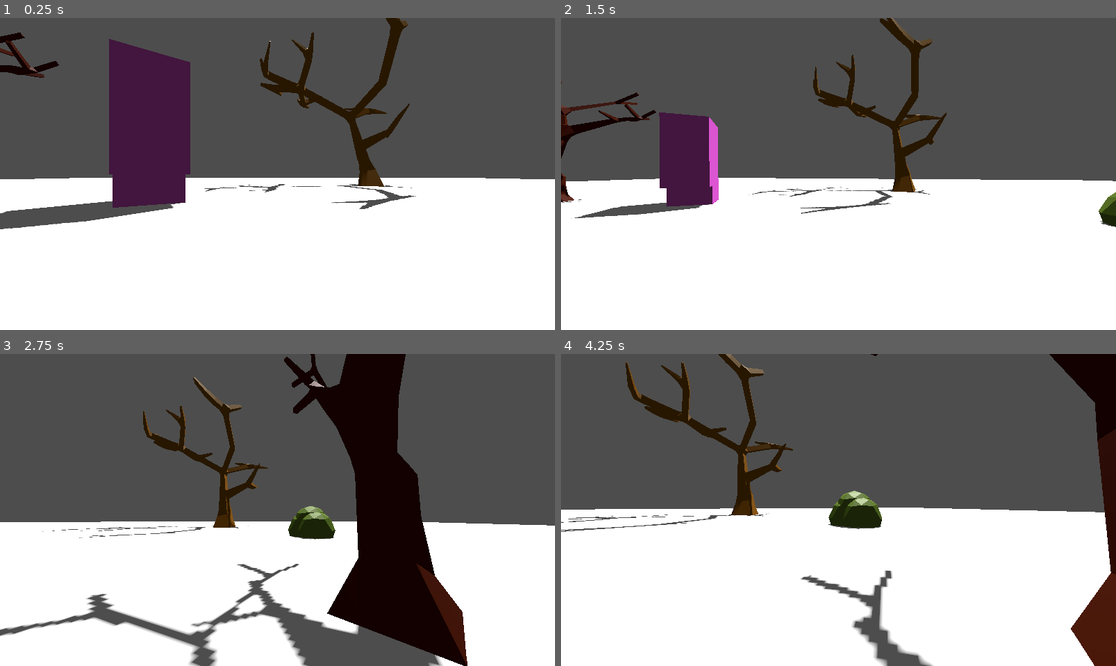
Above: before the commit, frames 1-4 (two rows, left to right).
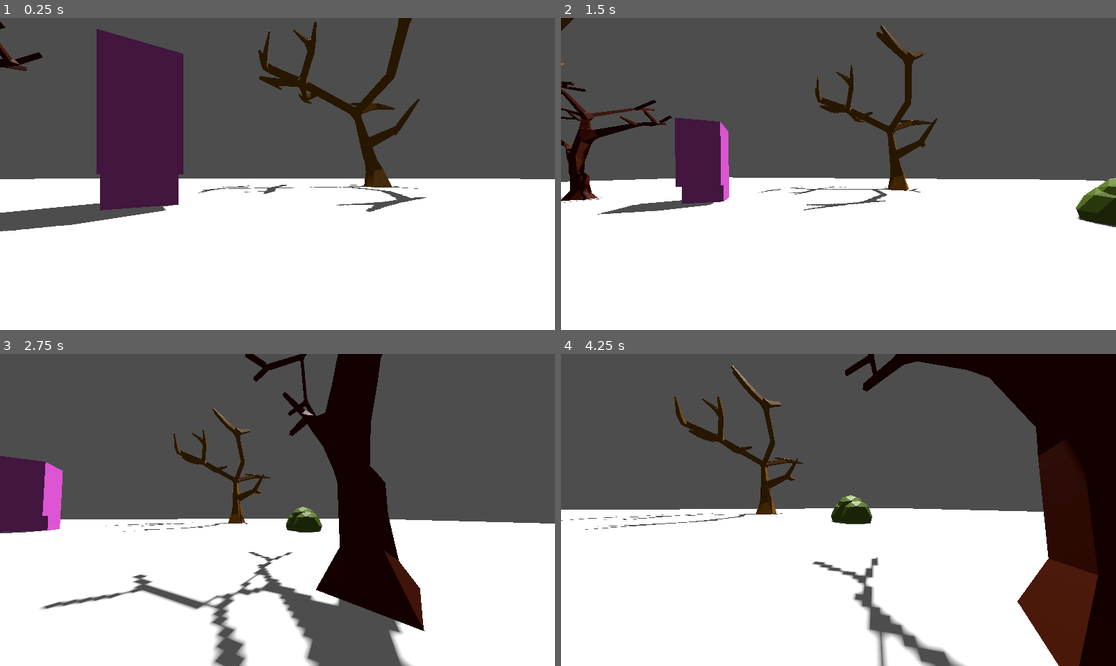
Above: after the commit, the same moments.

Repository: thedevbones/project-hillbilly
Game: Godot game, scene res://world.tscn
Two runs of this game, one before a commit and one after it. Both use one fixed random seed, a clock stepped at 60 frames per second and the inputs below.
Inputs (mouse positions are in pixels of both pictures, inside the frame that each line leads up to):
- Up to frame 1 (0.25 s): no input
- Up to frame 2 (1.5 s): move the mouse to (866, 174) at 0.52 s; hold D (walk_right) 0.53-1.28 s; hold Shift (sprint) 0.53-1.28 s; tap Space (jump) at 0.77 s; move the mouse to (810, 174) at 1.27 s; hold S (walk_back) from 1.28 s (still down); tap Shift (sprint) at 1.35 s
- Up to frame 3 (2.75 s): tap Space (jump) at 1.52 s; move the mouse to (288, 503) at 2.02 s; release S (walk_back) at 2.03 s; hold D (walk_right) from 2.03 s (still down); hold Shift (sprint) from 2.03 s (still down); tap W (walk_foward) at 2.1 s
- Up to frame 4 (4.25 s): move the mouse to (832, 516) at 2.77 s; release Shift (sprint) at 2.78 s; tap Shift (sprint) at 2.85 s; tap Space (jump) at 3.02, 3.77 s; move the mouse to (877, 513) at 3.52 s; release D (walk_right) at 3.53 s; hold A (walk_left) from 3.53 s (still down); hold Shift (sprint) from 3.53 s (still down)

The runs differ from the first frame. In frame 1, 6.1% of the frame differs, in the area x 0-88%, y 0-69%; in frame 2, 7.8%; in frame 3, 22%, in the area x 0-100%, y 0-100%; in frame 4, 21%.

Commit message:
FER-29 Added camera fov changes when sprinting

Diff:
--- a/Player.gd
+++ b/Player.gd
@@ -1,8 +1,10 @@
 extends CharacterBody3D
 
+const NORMAL_FOV = 70.0
+const SPRINT_FOV = 90.0
 const NORMAL_SPEED = 5.0
 const JUMP_VELOCITY = 4.5
-const MAX_STAMINA = 5
+const MAX_STAMINA = 10
 const SPRINT_MULTIPLIER = 1.5
 
 
@@ -13,8 +15,6 @@
 var stamina = MAX_STAMINA
 var is_sprinting = false
 var can_sprint = true
-
-
 
 
 func _ready():
@@ -48,6 +48,7 @@
 	if is_sprinting:
 		speed = NORMAL_SPEED * SPRINT_MULTIPLIER
 		stamina -= delta  # Stamina depletes continuously while sprinting
+		$Camera3D.fov = lerp($Camera3D.fov, SPRINT_FOV, 0.1)
 		if stamina <= 0.0:
 			stamina = 0.0  # Clamp stamina to zero
 			is_sprinting = false
@@ -58,6 +59,7 @@
 		speed = NORMAL_SPEED
 		stamina += delta / 2
 		stamina = min(stamina, MAX_STAMINA)  # Clamp stamina to its maximum value
+		$Camera3D.fov = lerp($Camera3D.fov, NORMAL_FOV, 0.1)
 
 	# Get the input direction and handle the movement/deceleration.
 	# As good practice, you should replace UI actions with custom gameplay actions.
